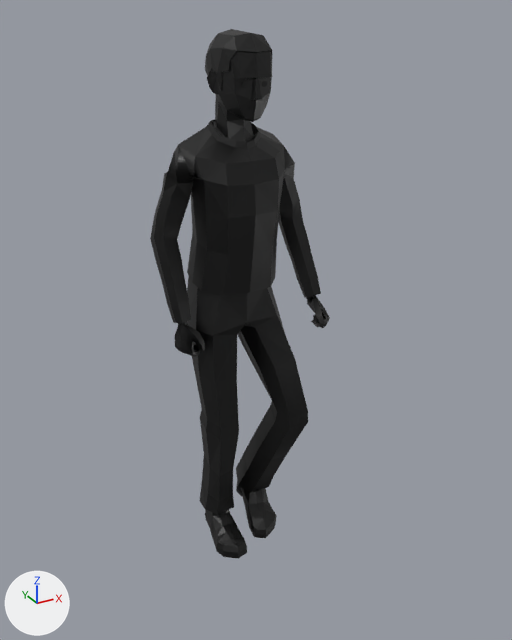
An edit to the glTF model static/map3d/model/person.glb, drawn before and after from the same camera.
The view is the same before and after, from a camera (50 mm lens) standing at (-1.029, -2.042, 1.958) and looking at (0.088, -0.011, 0.943). Every picture has the same lights, and +X, +Y and +Z are marked at lower left. Vertices at the same position are counted once.

The first picture shows 'male_head', 'male_pants_4', 'male_shirt_4', 'male_shoes_4', 'polySurface1', 'polySurface2'.
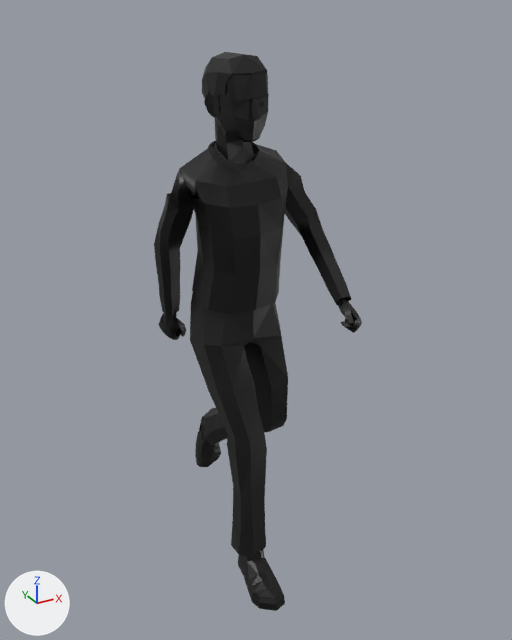
Changed parts and their boxes [x1, y1, x2, y2] in the pictures (512 x 640 px; the box of a moved part takes in the faces that stretch with it):
'male_shirt_4', reshaped (15% wider, 14% shorter): before [150, 120, 321, 323]; after [154, 141, 351, 316]
'male_pants_4', reshaped (19% narrower, 12% taller): before [187, 277, 308, 514]; after [190, 293, 288, 558]
'male_head', reshaped: before [205, 29, 272, 142]; after [202, 52, 269, 163]
'male_shoes_4', reshaped: before [205, 482, 277, 559]; after [195, 413, 285, 611]
'polySurface2', reshaped: before [174, 321, 205, 357]; after [159, 306, 186, 340]
'polySurface1', reshaped: before [306, 295, 330, 328]; after [337, 297, 362, 333]
part 4 of me_male_head, moved or reshaped: before [262, 81, 267, 87]; after [259, 101, 264, 107]
part 5 of me_male_head, moved or reshaped: before [261, 74, 272, 78]; after [257, 94, 269, 98]
part 6 of me_male_head, moved or reshaped: before [205, 29, 272, 91]; after [202, 52, 268, 114]
part 7 of me_male_head, moved or reshaped: before [207, 51, 272, 142]; after [204, 71, 268, 163]

What changed in the scene script:
```text
Change me_male_shoes_4:
    remove me_male_shoes_4.from_pydata(...)  # 162 vertices, 304 faces; spans x -0.124..0.147, y -0.15..0.135, z 0.031..0.287
    add me_male_shoes_4.from_pydata(...)  # 162 vertices, 304 faces; spans x -0.124..0.146, y -0.438..0.499, z 0.024..0.343
    me_male_shoes_4 part 1: 162 of 162 vertices moved; they spanned x -0.124..0.147, y -0.15..0.135, z 0.031..0.287 and now span x -0.124..0.146, y -0.438..0.499, z 0.024..0.343; mean shift (-0.001, 0.069, 0.02); largest move (0.074, -0.114, 0.047) -> (0.075, 0.446, 0.044)
Change me_male_pants_4:
    remove me_male_pants_4.from_pydata(...)  # 155 vertices, 288 faces; spans x -0.164..0.191, y -0.245..0.154, z 0.123..1.167
    add me_male_pants_4.from_pydata(...)  # 155 vertices, 288 faces; spans x -0.146..0.21, y -0.301..0.438, z 0.106..1.108
    me_male_pants_4 part 2: 155 of 155 vertices moved; they spanned x -0.164..0.191, y -0.245..0.154, z 0.123..1.167 and now span x -0.146..0.21, y -0.301..0.438, z 0.106..1.108; mean shift (0.011, 0.01, -0.035); largest move (0.135, 0.03, 0.23) -> (0.124, 0.427, 0.312)
Change me_male_shirt_4:
    remove me_male_shirt_4.from_pydata(...)  # 230 vertices, 428 faces; spans x -0.267..0.303, y -0.144..0.122, z 1.01..1.638
    add me_male_shirt_4.from_pydata(...)  # 230 vertices, 428 faces; spans x -0.226..0.328, y -0.291..0.205, z 0.951..1.577
    me_male_shirt_4 part 3: 230 of 230 vertices moved; they spanned x -0.267..0.303, y -0.144..0.122, z 1.01..1.638 and now span x -0.226..0.328, y -0.291..0.205, z 0.951..1.577; mean shift (0.016, -0.002, -0.048); largest move (-0.184, -0.063, 1.022) -> (-0.131, 0.167, 0.958)
Change me_male_head:
    remove me_male_head.from_pydata(...)  # 242 vertices, 384 faces; spans x -0.1..0.136, y -0.153..0.084, z 1.508..1.902
    add me_male_head.from_pydata(...)  # 242 vertices, 384 faces; spans x -0.102..0.134, y -0.16..0.079, z 1.447..1.839
    me_male_head part 4: the loose piece of 8 vertices spanning x 0.042..0.063, y -0.129..-0.127, z 1.746..1.763 is moved by (-0.013, -0.005, -0.055)
    me_male_head part 5: the loose piece of 8 vertices spanning x 0.033..0.082, y -0.142..-0.122, z 1.772..1.782 is moved by (-0.014, -0.004, -0.055)
    me_male_head part 6: the loose piece of 80 vertices spanning x -0.067..0.098, y -0.143..0.084, z 1.714..1.902 is multiplied about its middle by the matrix ((0.998, 0.003, -0.06), (-0.001, 0.999, 0.039), (0.06, -0.039, 0.997)), then moved by (-0.015, -0.003, -0.061)
    me_male_head part 7: 118 of 242 vertices moved; they spanned x -0.1..0.136, y -0.153..0.076, z 1.508..1.899 and now span x -0.102..0.134, y -0.16..0.072, z 1.447..1.836; mean shift (-0.011, -0.006, -0.061); largest move (-0.1, -0.019, 1.583) -> (-0.102, -0.025, 1.511)
Change me_polysurface2:
    remove me_polysurface2.from_pydata(...)  # 129 vertices, 250 faces; spans x -0.251..-0.152, y -0.111..0.01, z 0.896..1.141
    add me_polysurface2.from_pydata(...)  # 129 vertices, 250 faces; spans x -0.202..-0.103, y 0.121..0.257, z 0.834..1.086
    me_polysurface2 part 8: 129 of 129 vertices moved; they spanned x -0.251..-0.152, y -0.111..0.01, z 0.896..1.141 and now span x -0.202..-0.103, y 0.121..0.257, z 0.834..1.086; mean shift (0.048, 0.267, -0.055); largest move (-0.182, -0.101, 0.904) -> (-0.134, 0.19, 0.834)
Change me_polysurface1:
    remove me_polysurface1.from_pydata(...)  # 129 vertices, 250 faces; spans x 0.231..0.315, y -0.188..-0.007, z 0.922..1.151
    add me_polysurface1.from_pydata(...)  # 129 vertices, 250 faces; spans x 0.219..0.306, y -0.381..-0.154, z 0.98..1.172
    me_polysurface1 part 9: 129 of 129 vertices moved; they spanned x 0.231..0.315, y -0.188..-0.007, z 0.922..1.151 and now span x 0.219..0.306, y -0.381..-0.154, z 0.98..1.172; mean shift (-0.01, -0.196, 0.063); largest move (0.294, -0.113, 0.922) -> (0.282, -0.33, 0.98)
```
